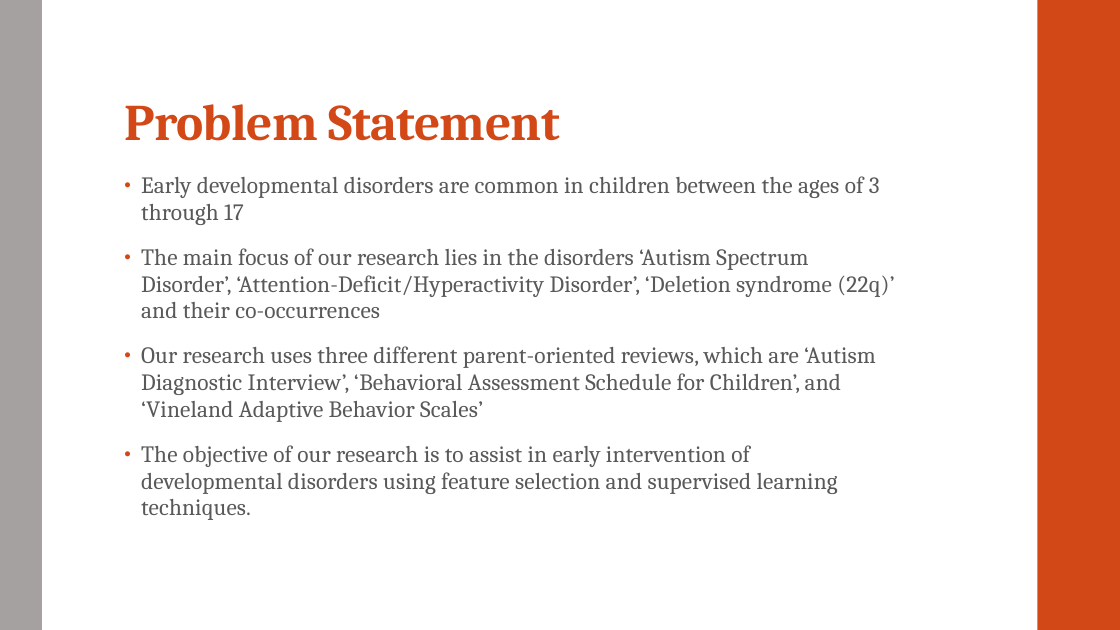
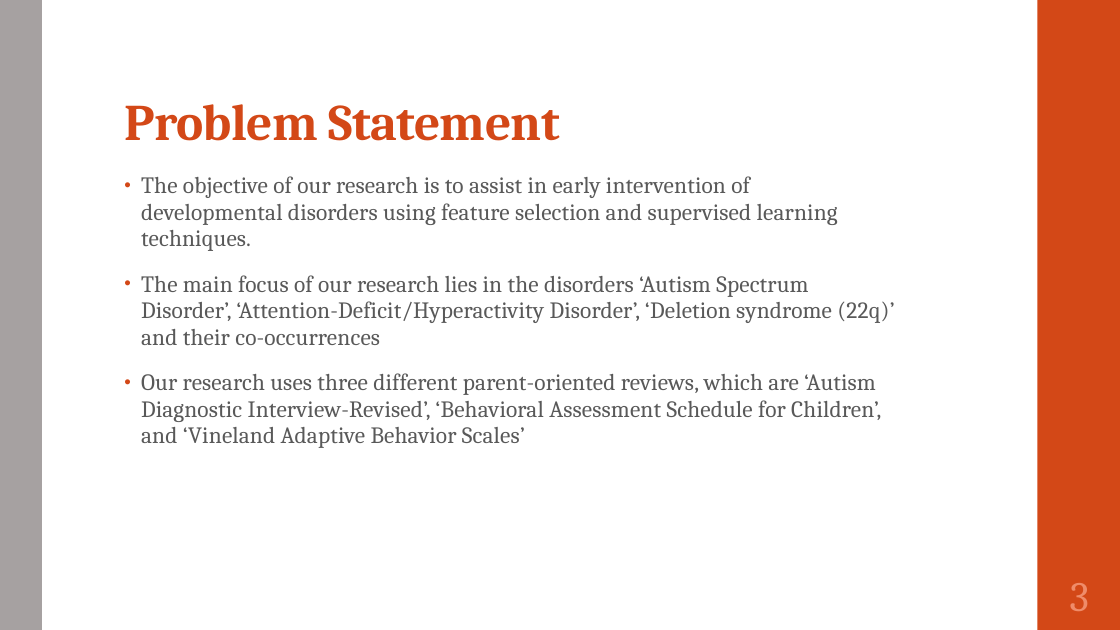
Before and after one commit to SirichandanaSambatur/CADDC, a slide deck: slide 3 of FinalReport.pptx. Drawn at 1120x630 pixels with LibreOffice and Linux fonts; fonts in the diff are those of the drawing. Boxes give left, top, right and bottom in pixels: in the first picture for what was removed or moved away, otherwise in the second. Text is boxed around its words. In the diff, an @@ line names an element or a change of style, - is before the commit and + after.

```diff
--- a/FinalReport.pptx
+++ b/FinalReport.pptx
@@ text at [141,176,838,251]: text changed @@
-• Early developmental disorders are common in children between the ages of 3 through 17
+• The objective of our research is to assist in early intervention of developmental disorders using feature selection and supervised learning techniques.
@@ text at [141,373,881,448]: text changed @@
-• Our research uses three different parent-oriented reviews, which are ‘Autism Diagnostic Interview’, ‘Behavioral Assessment Schedule for Children’, and ‘Vineland Adaptive Behavior Scales’
-• The objective of our research is to assist in early intervention of developmental disorders using feature selection and supervised learning techniques.
+• Our research uses three different parent-oriented reviews, which are ‘Autism Diagnostic Interview-Revised’, ‘Behavioral Assessment Schedule for Children’, and ‘Vineland Adaptive Behavior Scales’
@@ page number added at [1070,583,1089,611], 36 pt, text #EF8C6A @@
+3
```
Also in this commit, not shown: 23 other slides changed, 10 slides added, 14 slides removed, 1 other file.
